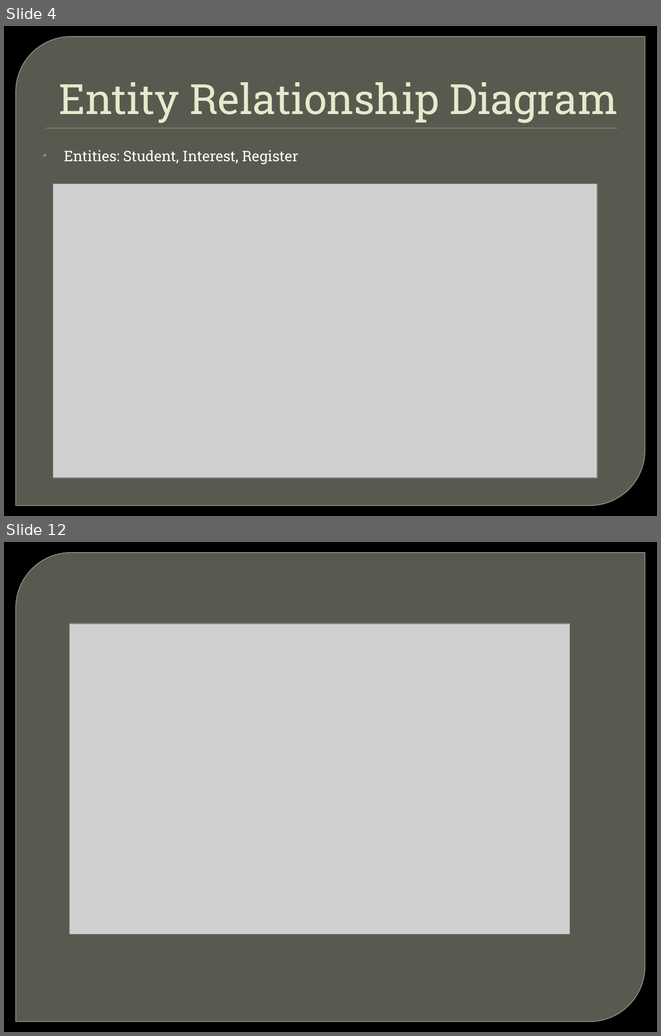
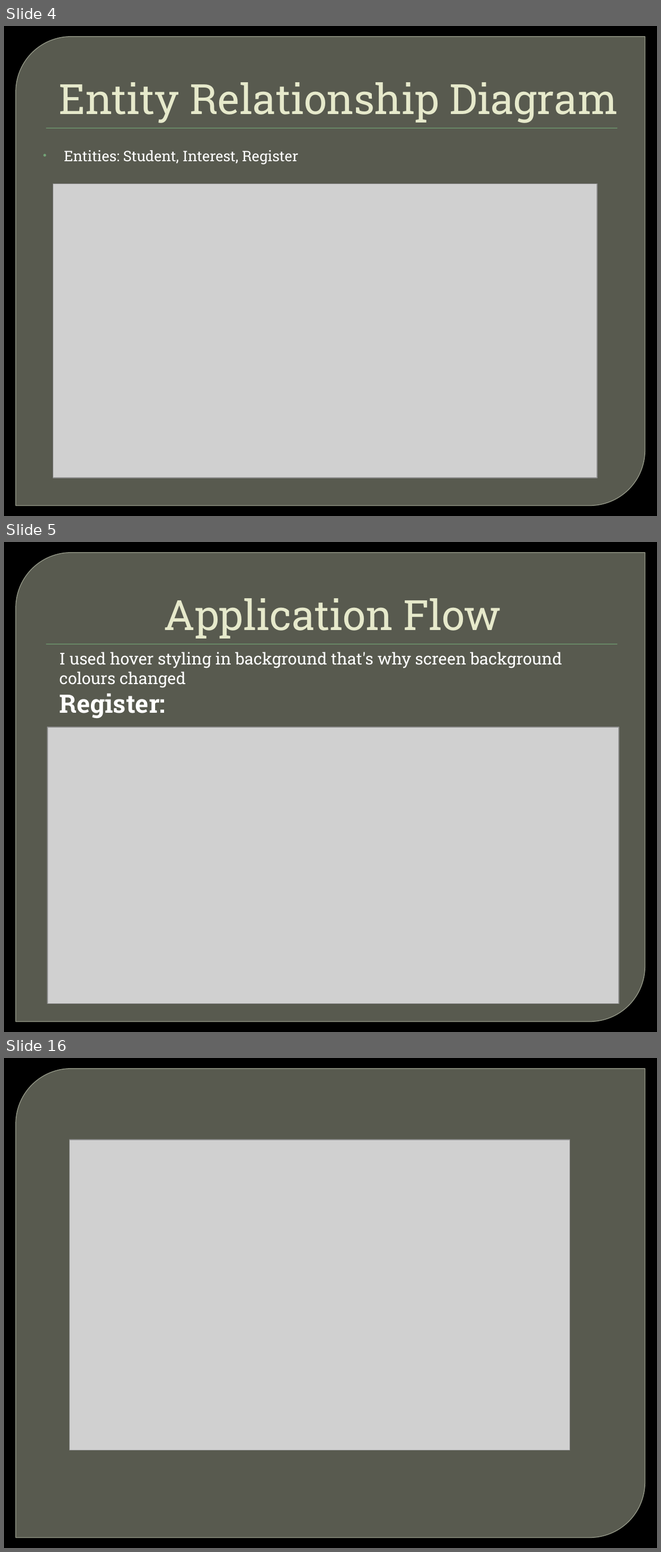
Before and after one commit to bitf20m036/BITF20M036-ESys-PII, a slide deck: Student Interest System.pptx. Shown one above the other, each under a label of ours: slides 4 and 12 before the commit, slides 4, 5 and 16 after it; the slides between them are not shown. The pictures are 661x1036 and 661x1552 pixels, drawn with LibreOffice and Linux fonts; fonts in the diff are those of the drawing; grey boxes stand for pictures; background and template pictures are left out. Boxes give left, top, right and bottom in pixels: in the first picture for what was removed or moved away, otherwise in the second. Text is boxed around its words. In the diff, an @@ line names an element or a change of style, - is before the commit and + after.

```diff
--- a/Student Interest System.pptx
+++ b/Student Interest System.pptx
@@ slide 5 added at (4,542,657,1032), background picture (left out); not listed: 2 template elements that a slide beside it also shows @@
@@ title added at (164,598,501,638), 46 pt, text #E7EACB @@
+Application Flow
@@ text added at (59,652,562,718), 18 pt, text #FFFFFF @@
+I used hover styling in background that's why screen background colours changed
+Register:
@@ picture added at (48,727,619,1003) @@
@@ what was slide 12 is now slide 16 @@
```
Also in this commit, not shown: 3 slides changed, 7 other slides added, 4 slides removed.
